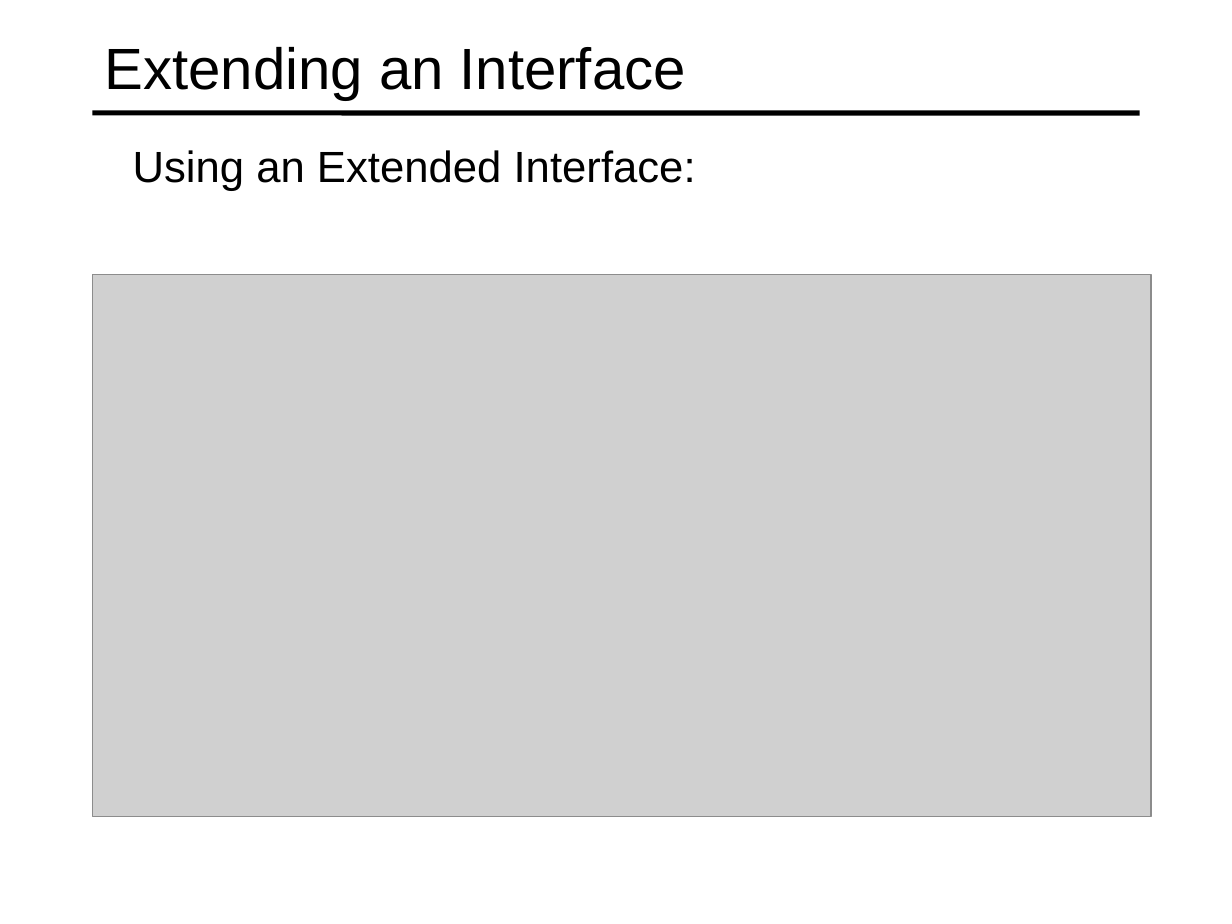
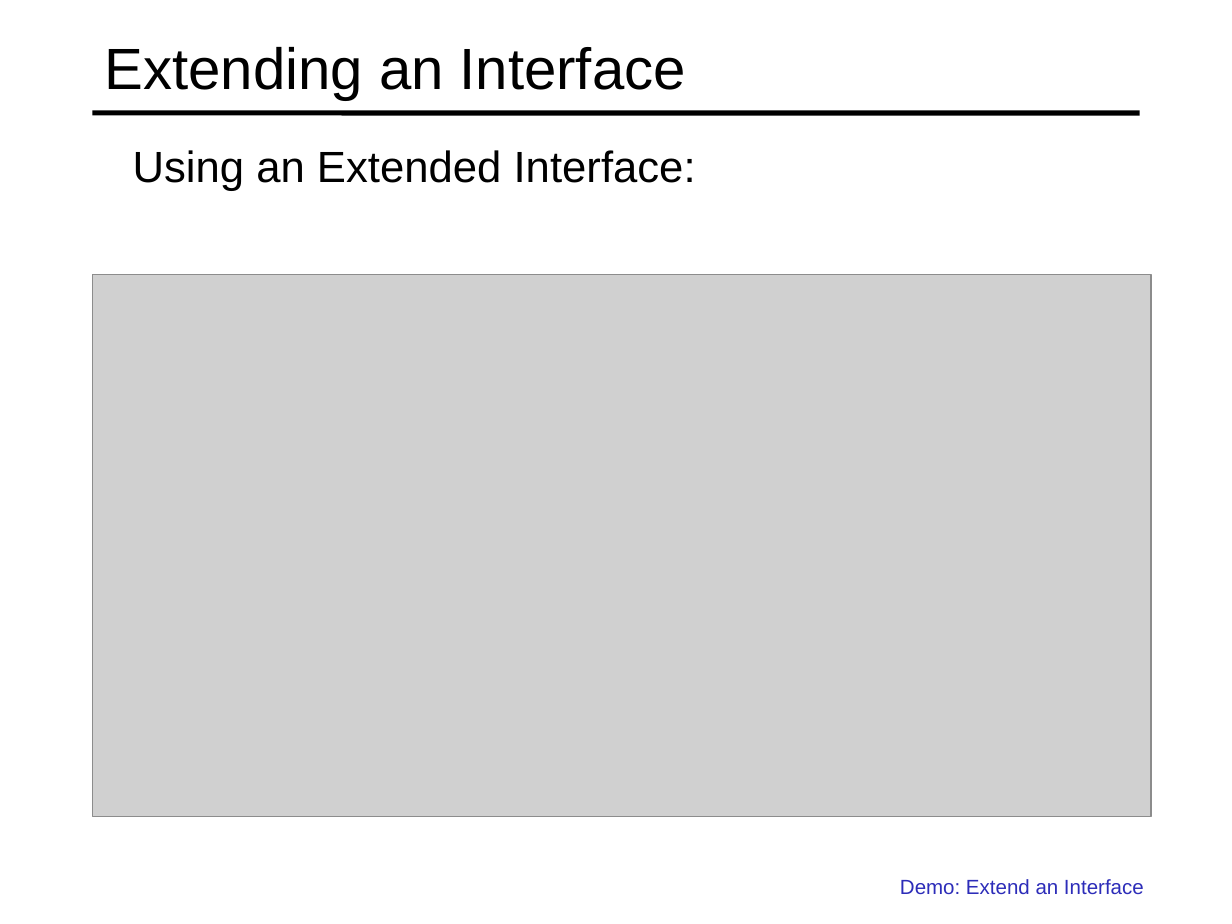
Before and after one commit to specter01wj/Jago_Link_Training, a slide deck: slide 23 of Angular/Angular7/TypeScript Fundamentals/3.Classes and Interfaces/L3_Classes and Interfaces.ppt. Drawn at 1232x924 pixels with LibreOffice and Linux fonts; fonts in the diff are those of the drawing; grey boxes stand for pictures. Boxes give left, top, right and bottom in pixels: in the first picture for what was removed or moved away, otherwise in the second. Text is boxed around its words. In the diff, an @@ line names an element or a change of style, - is before the commit and + after.

Commit message:
09/05/2019 v1

```diff
--- a/Angular/Angular7/TypeScript Fundamentals/3.Classes and Interfaces/L3_Classes and Interfaces.ppt
+++ b/Angular/Angular7/TypeScript Fundamentals/3.Classes and Interfaces/L3_Classes and Interfaces.ppt
@@ text added at [900, 879, 1144, 894], 12 pt, text #2D2DB9 @@
+  Demo: Extend an Interface
```
Also in this commit, not shown: 1 other slide changed.
